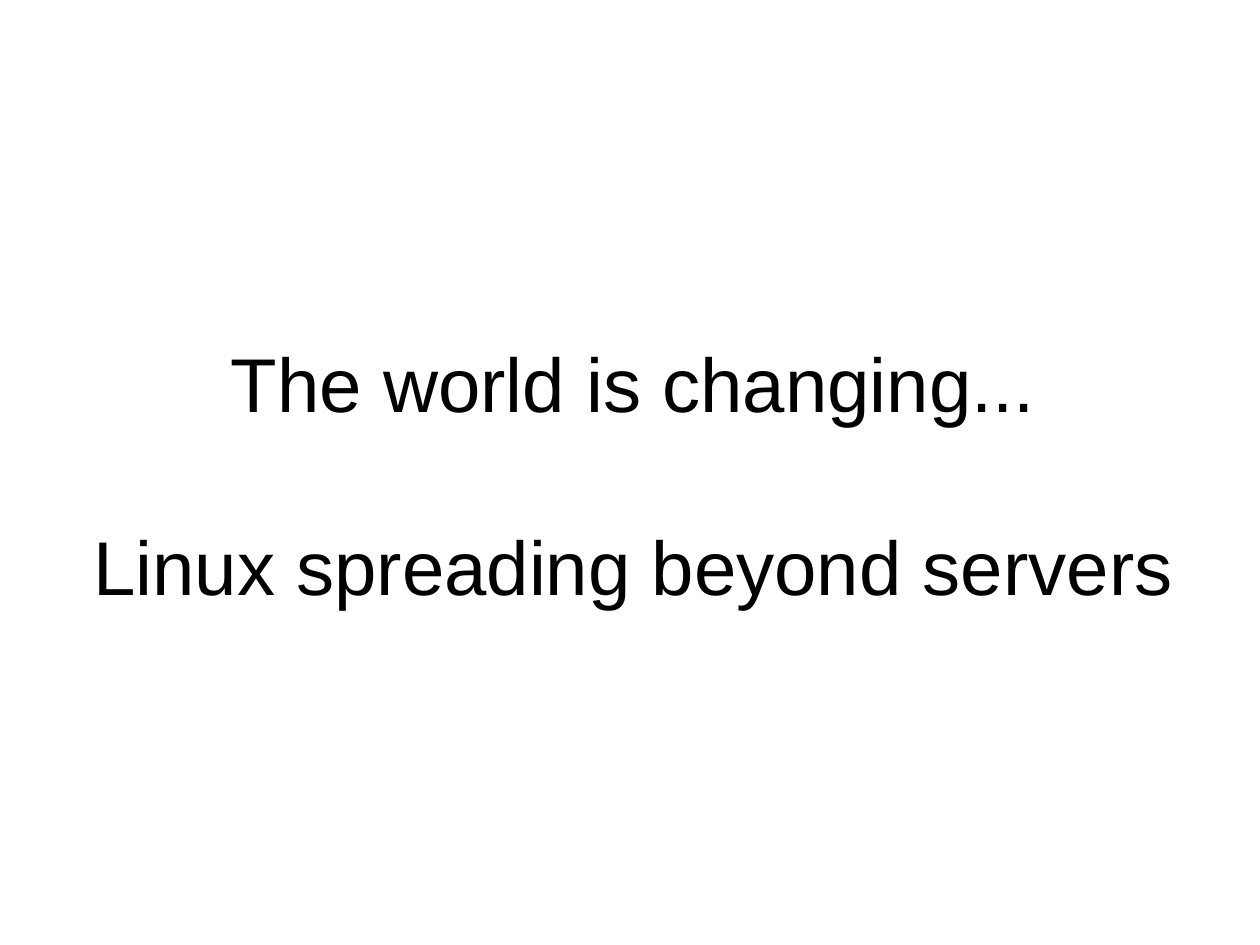
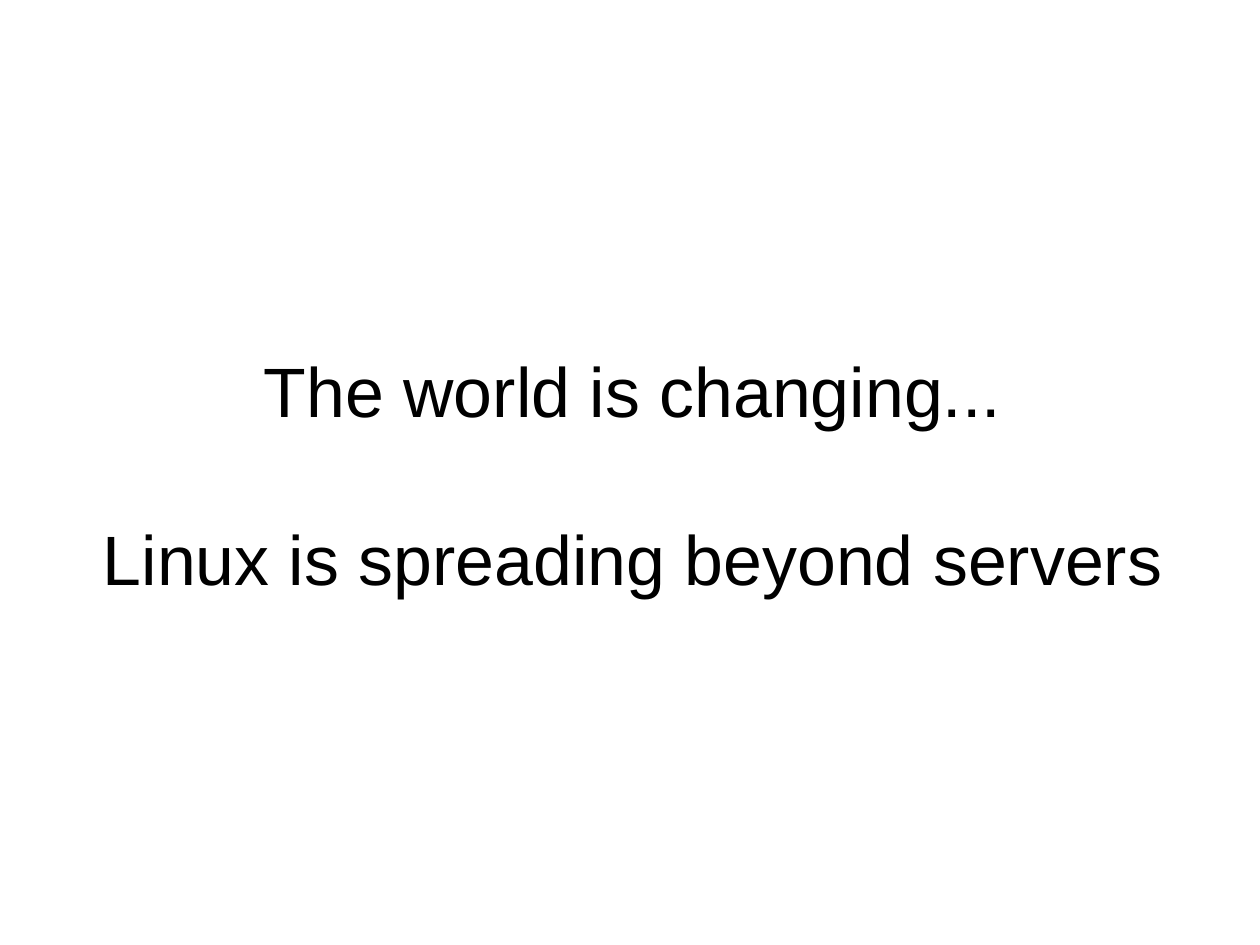
Before and after one commit to imaemo/winezeug, a slide deck: slide 2 of cebit2009/talk.odp. Drawn at 1260x945 pixels with LibreOffice and Linux fonts; fonts in the diff are those of the drawing. Boxes give left, top, right and bottom in pixels: in the first picture for what was removed or moved away, otherwise in the second. Text is boxed around its words. In the diff, an @@ line names an element or a change of style, - is before the commit and + after.

```diff
--- a/cebit2009/talk.odp
+++ b/cebit2009/talk.odp
@@ title at [103,366,1162,598]: text changed; size 48 to 44 pt @@
-The world is changing...
-Linux spreading beyond servers
+The world is changing...
+Linux is spreading beyond servers
```
Also in this commit, not shown: 1 other slide changed, 1 other file.
